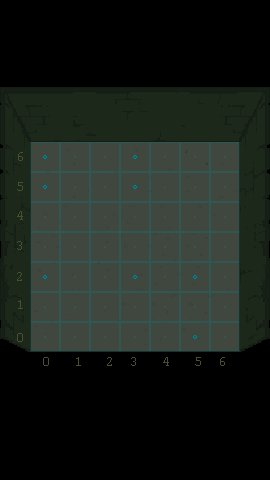
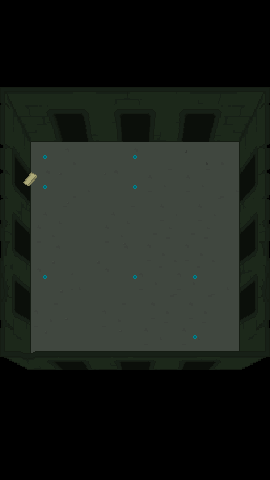
Before/after of a (270, 480) layered artwork. What changed in the layer stack:
renamed "Layer 6" to "NOdes", moved it above "Grid", painted on it over left=43, top=155, right=197, bottom=339
removed layer "Layer 5" over left=43, top=155, right=197, bottom=339
hid "Grid", moved it above "Layer 2" over left=17, top=142, right=240, bottom=366
showed "Layer 2", painted on it over left=23, top=142, right=137, bottom=186
renamed "Layer 1" to "Doors", showed it, painted on it over left=12, top=109, right=258, bottom=370
painted on "Base" over left=0, top=327, right=270, bottom=370
